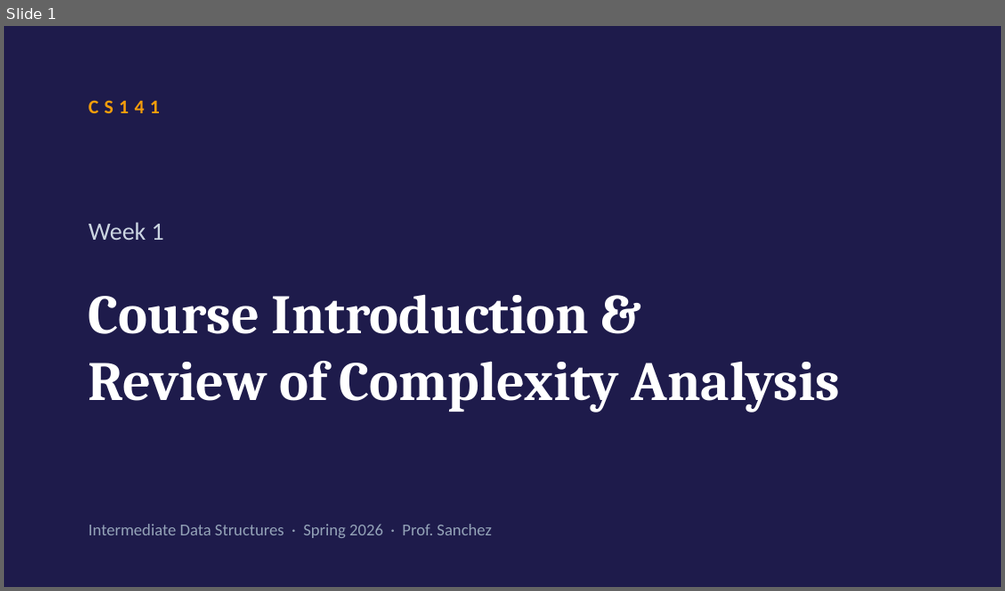
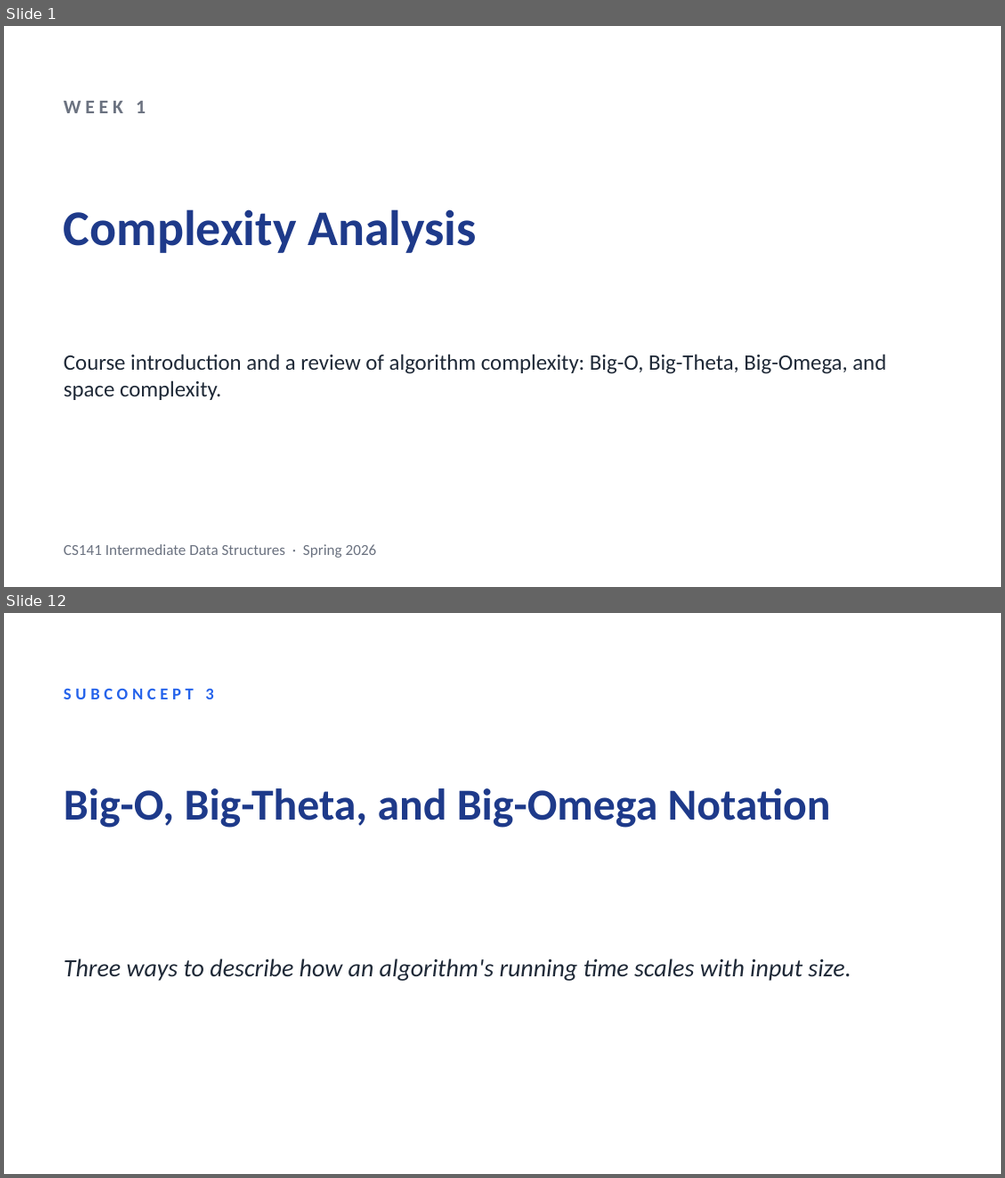
Before and after one commit to anishkancherla/stitch, a slide deck: samples/lectures/Week1_ComplexityAnalysis.pptx. Shown one above the other, each under a label of ours: slide 1 before the commit, slides 1 and 12 after it; the slides between them are not shown. The pictures are 1005x591 and 1005x1178 pixels, drawn with LibreOffice and Linux fonts; fonts in the diff are those of the drawing. Boxes give left, top, right and bottom in pixels: in the first picture for what was removed or moved away, otherwise in the second. Text is boxed around its words. In the diff, an @@ line names an element or a change of style, - is before the commit and + after.

```diff
--- a/samples/lectures/Week1_ComplexityAnalysis.pptx
+++ b/samples/lectures/Week1_ComplexityAnalysis.pptx
@@ slide 12 added at <box>4,613,1001,1174</box>, background #FFFFFF @@
@@ text added at <box>64,688,213,699</box>, 12 pt, text #2563EB, bold @@
+SUBCONCEPT 3
@@ text added at <box>64,788,831,827</box>, 32 pt, text #1E3A8A, bold @@
+Big-O, Big-Theta, and Big-Omega Notation
@@ text added at <box>64,958,850,981</box>, 18 pt, text #1F2937, italic @@
+Three ways to describe how an algorithm's running time scales with input size.
@@ slide 1 changed as well @@
@@ background #1E1B4B to #FFFFFF @@
@@ text at <box>64,101,146,113</box>: text changed; size 18 to 14 pt; text colour #CBD5E1 to #6B7280; bold on @@
-Week 1
+WEEK 1
@@ text removed at <box>89,100,160,113</box> @@
-CS141
@@ text added at <box>64,209,477,253</box>, 36 pt, text #1E3A8A, bold @@
+Complexity Analysis
@@ text at <box>64,354,886,400</box>: text changed; size 40 to 16 pt; font Cambria to Calibri; text colour #FFFFFF to #1F2937; bold off @@
-Course Introduction &
-Review of Complexity Analysis
+Course introduction and a review of algorithm complexity: Big-O, Big-Theta, Big-Omega, and space complexity.
@@ text at <box>64,544,377,557</box>: text changed; size 12 to 11 pt; text colour #94A3B8 to #6B7280 @@
-Intermediate Data Structures · Spring 2026 · Prof. Sanchez
+CS141 Intermediate Data Structures · Spring 2026
```
Also in this commit, not shown: 1 other slide changed, 27 other slides added, 10 slides removed, 26 other files.
